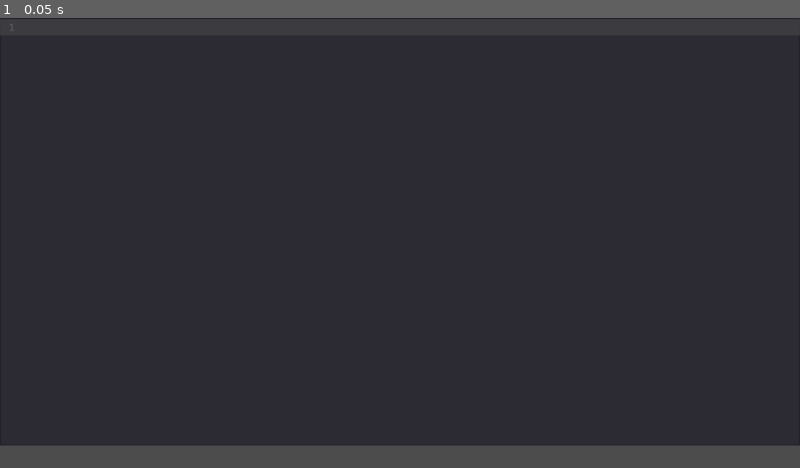
Above: before the commit, frame 1.
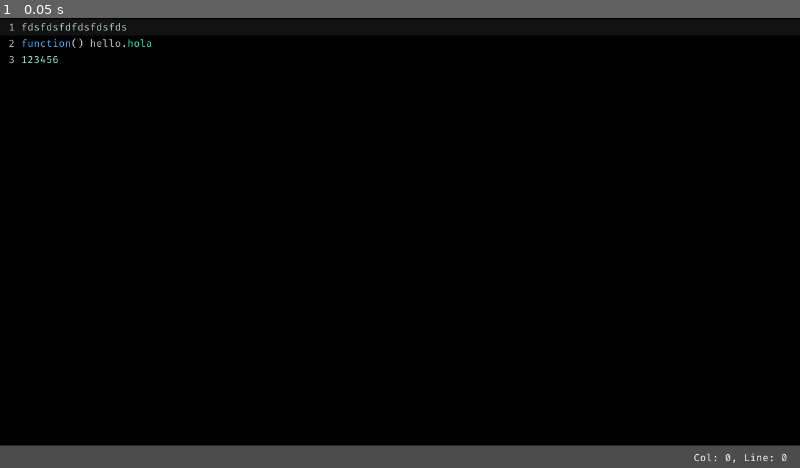
Above: after the commit, the same moment.

Repository: DeybisMelendez/ScriptEditor
Game: Godot game, scene res://Main.tscn
The game is run twice, just before and just after one commit, with the same random seed, the same clock (stepped at 60 frames per second) and the same inputs.
Inputs:
- Up to frame 1 (0.05 s): no input

The runs differ from the first frame. In frame 1, 95% of the frame differs, in the area x 0-100%, y 0-99%.

Commit message:
workspace

Diff:
--- a/Main.gd
+++ b/Main.gd
@@ -69,7 +69,7 @@
 	file.close()
 	copy_file = Editor.text
 	text_changed()
-	var sintax = Dialog.get_current_file().sintax.split(",",false)
+	var sintax = Dialog.get_current_file().split(".", false)
 	Editor.set_sintax(sintax[sintax.size()-1])
 
 func text_changed():
@@ -110,3 +110,6 @@
 		elif event.is_action_pressed("comments"):
 			var begin = Editor.get_selection_from_line()
 			var end = Editor.get_selection_from_to_line()
+		elif event.is_action_pressed("workspace"):
+			Dialog.set_mode(FileDialog.MODE_OPEN_DIR)
+			Dialog.popup_centered_minsize()
--- a/Main.tscn
+++ b/Main.tscn
@@ -17,6 +17,7 @@
 [node name="TextEdit" parent="VBoxContainer" instance=ExtResource( 2 )]
 margin_right = 1280.0
 margin_bottom = 684.0
+custom_colors/current_line_color = Color( 0.0703125, 0.0703125, 0.0703125, 1 )
 
 [node name="ToolBar" type="HBoxContainer" parent="VBoxContainer"]
 margin_top = 688.0
@@ -61,6 +62,7 @@
 rect_min_size = Vector2( 16, 0 )
 
 [node name="FileDialog" type="FileDialog" parent="."]
+visible = true
 anchor_right = 1.0
 anchor_bottom = 1.0
 size_flags_horizontal = 3
@@ -70,12 +72,10 @@
 resizable = true
 mode = 0
 access = 2
-show_hidden_files = true
 current_dir = "/home/damv/Documentos/LuaEditor"
 current_path = "/home/damv/Documentos/LuaEditor/"
 
 [node name="ConfirmDialog" type="ConfirmationDialog" parent="."]
-visible = true
 margin_right = 464.0
 margin_bottom = 81.0
 theme = ExtResource( 4 )
--- a/TextEdit.tscn
+++ b/TextEdit.tscn
@@ -10,6 +10,16 @@
 size_flags_vertical = 3
 theme = ExtResource( 1 )
 custom_fonts/font = ExtResource( 2 )
+custom_colors/member_variable_color = Color( 0.258824, 1, 0.760784, 1 )
+custom_colors/function_color = Color( 0.341176, 0.701961, 1, 1 )
+custom_colors/font_color = Color( 0.756863, 0.803922, 0.815686, 1 )
+custom_colors/line_number_color = Color( 0.756863, 0.803922, 0.815686, 1 )
+custom_colors/background_color = Color( 0, 0, 0, 1 )
+custom_colors/current_line_color = Color( 0.0588235, 0.0588235, 0.0588235, 1 )
+custom_colors/mark_color = Color( 1, 0.470588, 0.419608, 0.301961 )
+text = "fdsfdsfdfdsfdsfds
+function() hello.hola
+123456"
 highlight_current_line = true
 syntax_highlighting = true
 show_line_numbers = true
--- a/fonts/Code.tres
+++ b/fonts/Code.tres
@@ -3,6 +3,5 @@
 [ext_resource path="res://fonts/Fira Code_regular.ttf" type="DynamicFontData" id=1]
 
 [resource]
-use_mipmaps = true
 use_filter = true
 font_data = ExtResource( 1 )
--- a/project.godot
+++ b/project.godot
@@ -61,6 +61,11 @@
 "events": [ Object(InputEventKey,"resource_local_to_scene":false,"resource_name":"","device":0,"alt":false,"shift":false,"control":true,"meta":false,"command":true,"pressed":false,"scancode":75,"unicode":0,"echo":false,"script":null)
  ]
 }
+workspace={
+"deadzone": 0.5,
+"events": [ Object(InputEventKey,"resource_local_to_scene":false,"resource_name":"","device":0,"alt":false,"shift":false,"control":true,"meta":false,"command":true,"pressed":false,"scancode":87,"unicode":0,"echo":false,"script":null)
+ ]
+}
 
 [rendering]
 
--- a/theme.tres
+++ b/theme.tres
@@ -3,6 +3,7 @@
 [ext_resource path="res://fonts/Fira Code_regular.ttf" type="DynamicFontData" id=1]
 
 [sub_resource type="DynamicFont" id=1]
+size = 14
 use_mipmaps = true
 use_filter = true
 font_data = ExtResource( 1 )
